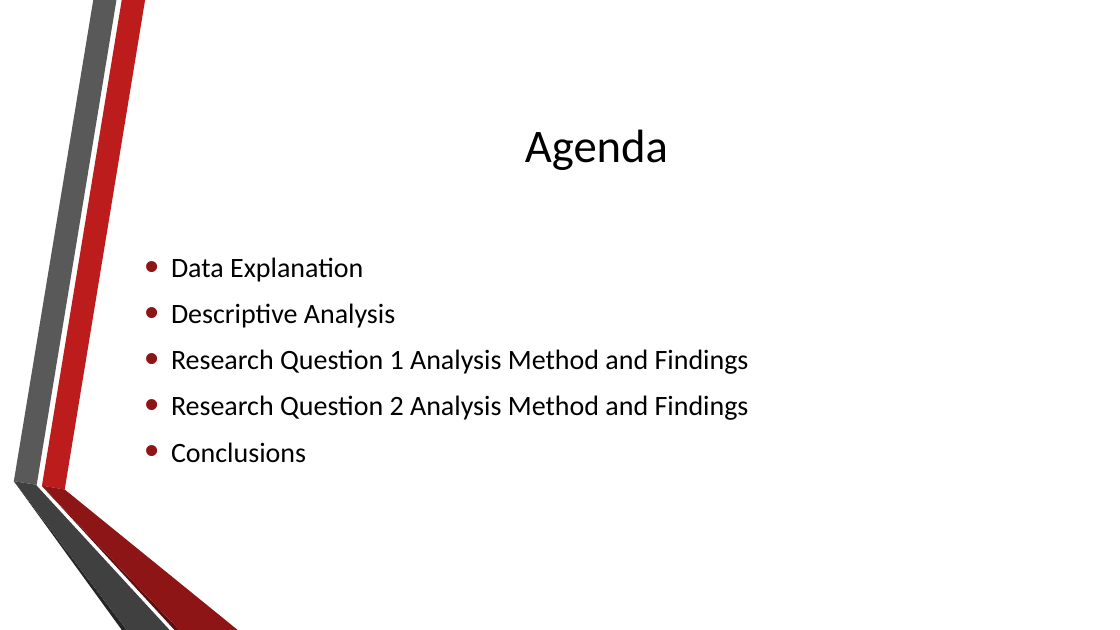
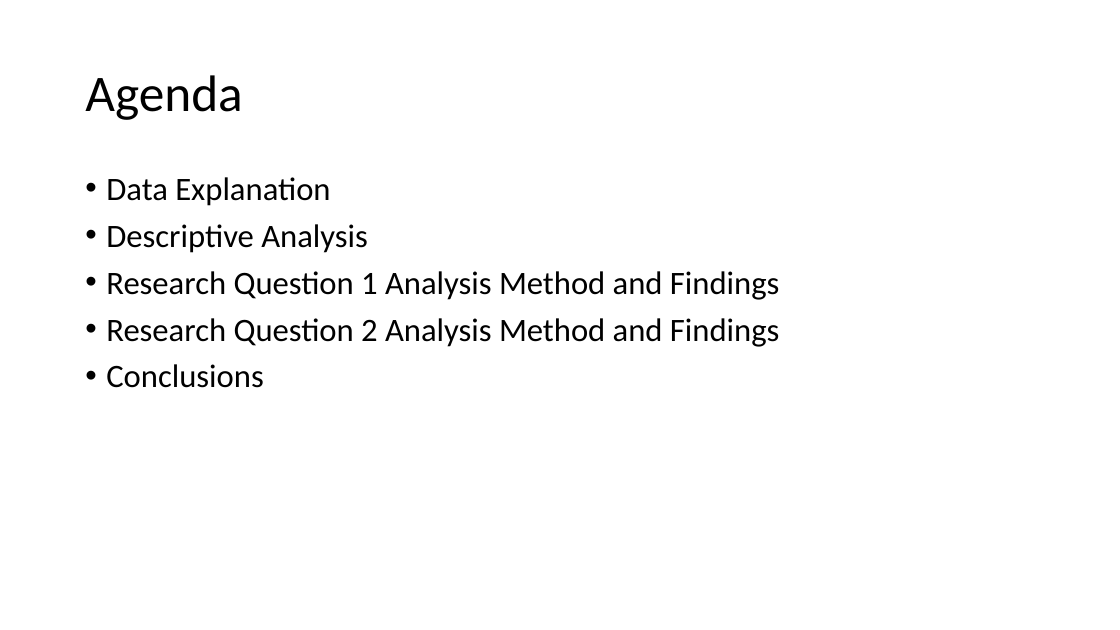
Before and after one commit to josh97ellis/omaha-girls-rock-analysis, a slide deck: slide 2 of deliverables/milestone_2/Final Presentation.pptx. Drawn at 1120x630 pixels with LibreOffice and Linux fonts; fonts in the diff are those of the drawing; background and template pictures are left out. Boxes give left, top, right and bottom in pixels: in the first picture for what was removed or moved away, otherwise in the second. Text is boxed around its words. In the diff, an @@ line names an element or a change of style, - is before the commit and + after.

```diff
--- a/deliverables/milestone_2/Final Presentation.pptx
+++ b/deliverables/milestone_2/Final Presentation.pptx
@@ title "Agenda": place and size @@
-title "Agenda" at [525,129,668,170]
+title "Agenda" at [85,75,242,120]
@@ title "Agenda" at [85,75,242,120]: size 40 to 44 pt; alignment centre to left; line spacing 1 to 0.9 @@
@@ text "Data Explanation": place and size @@
-text "Data Explanation" at [171,257,749,463]
+text "Data Explanation" at [106,177,779,388]
@@ text "Data Explanation" at [106,177,779,388]: size 24 to 28 pt; indent changed; line spacing 1 to 0.9 @@
@@ group removed at [13,0,238,630]: 6 freeform shapes @@
```
Also in this commit, not shown: 5 other slides changed, 7 slides added, 3 slides removed, 2 other files.
